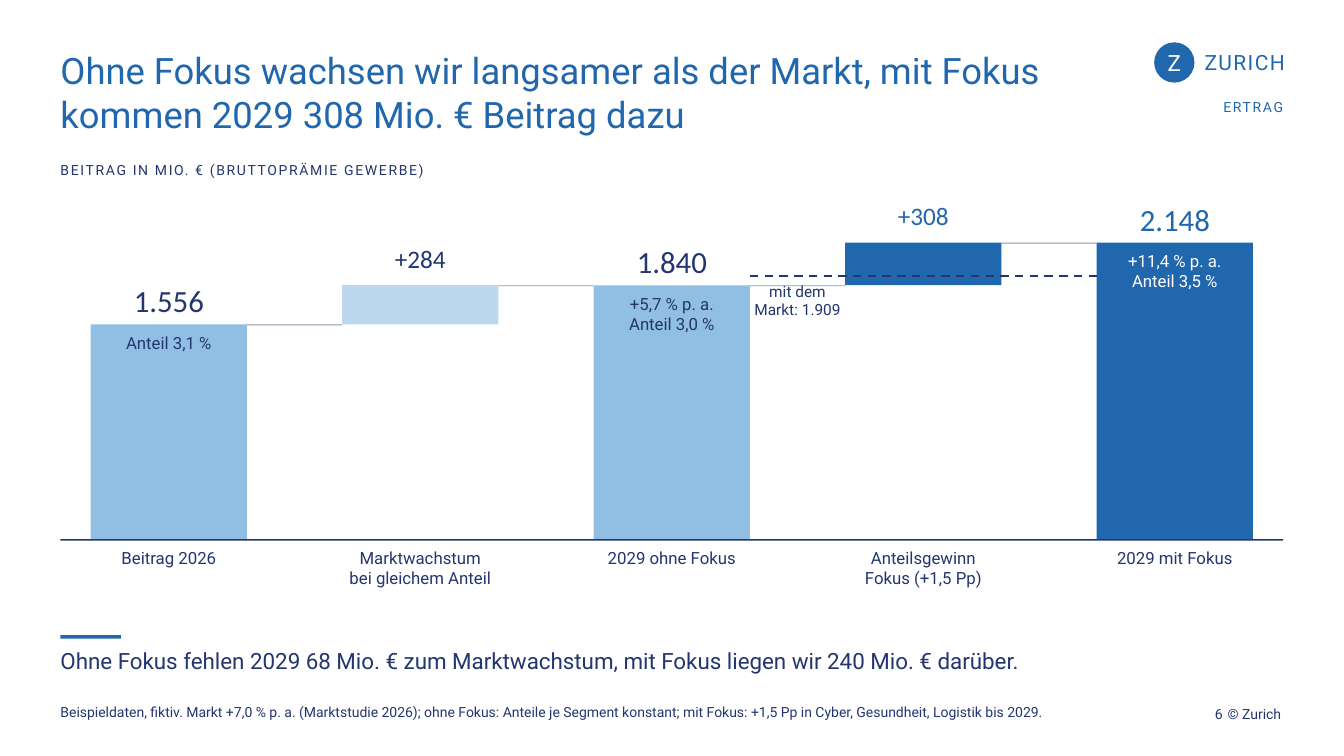
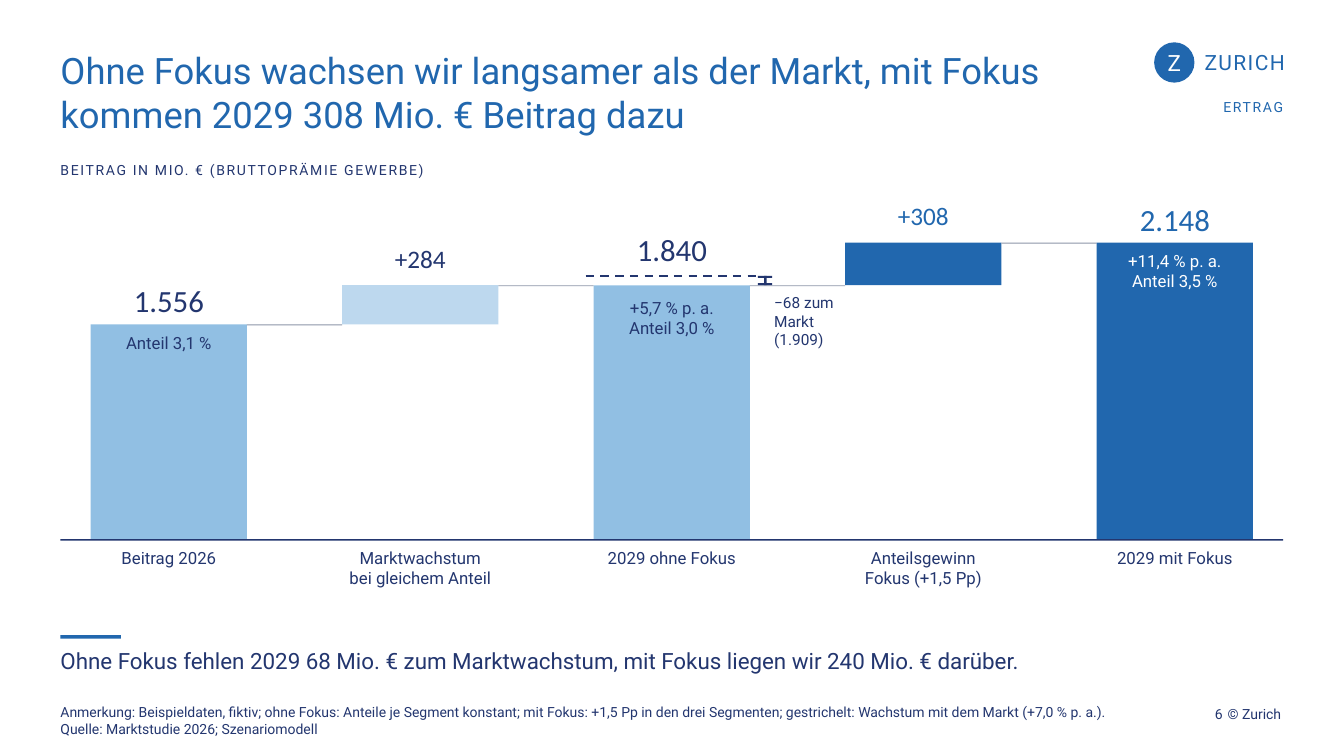
Before and after one commit to blipertom-pixel/Claude, a slide deck: slide 6 of zurich_nachbau/deck_marktfokus_v5/Marktfokus_v5.pptx. Drawn at 1344x756 pixels with LibreOffice and Linux fonts; fonts in the diff are those of the drawing. Boxes give left, top, right and bottom in pixels: in the first picture for what was removed or moved away, otherwise in the second. Text is boxed around its words. In the diff, an @@ line names an element or a change of style, - is before the commit and + after.

```diff
--- a/zurich_nachbau/deck_marktfokus_v5/Marktfokus_v5.pptx
+++ b/zurich_nachbau/deck_marktfokus_v5/Marktfokus_v5.pptx
@@ text "1.840": place and size @@
-text "1.840" at (637, 252, 707, 274)
+text "1.840" at (637, 240, 707, 262)
@@ line moved from (750, 276) - (1097, 276) to (586, 276) - (758, 276) @@
@@ text "+5,7 % p. a.": place and size @@
-text "+5,7 % p. a." at (629, 298, 714, 332)
+text "+5,7 % p. a." at (629, 302, 714, 336)
@@ rectangle added at (758, 276, 772, 278), fill #23366F @@
@@ rectangle added at (758, 283, 772, 285), fill #23366F @@
@@ rectangle added at (764, 276, 767, 285), fill #23366F @@
@@ text at (774, 297, 834, 349): text changed @@
-mit dem
-Markt: 1.909
+−68 zum
+Markt
+(1.909)
@@ text at (60, 706, 1106, 736): text changed @@
-Beispieldaten, fiktiv. Markt +7,0 % p. a. (Marktstudie 2026); ohne Fokus: Anteile je Segment konstant; mit Fokus: +1,5 Pp in Cyber, Gesundheit, Logistik bis 2029.
+Anmerkung: Beispieldaten, fiktiv; ohne Fokus: Anteile je Segment konstant; mit Fokus: +1,5 Pp in den drei Segmenten; gestrichelt: Wachstum mit dem Markt (+7,0 % p. a.). Quelle: Marktstudie 2026; Szenariomodell
```
Also in this commit, not shown: 9 other slides changed, 1 slide added, 18 other files.
